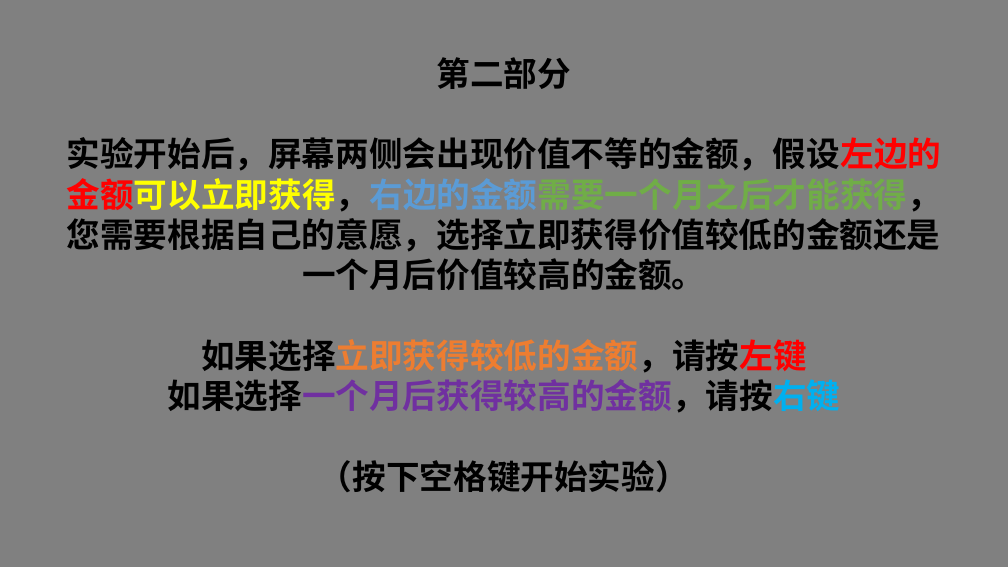
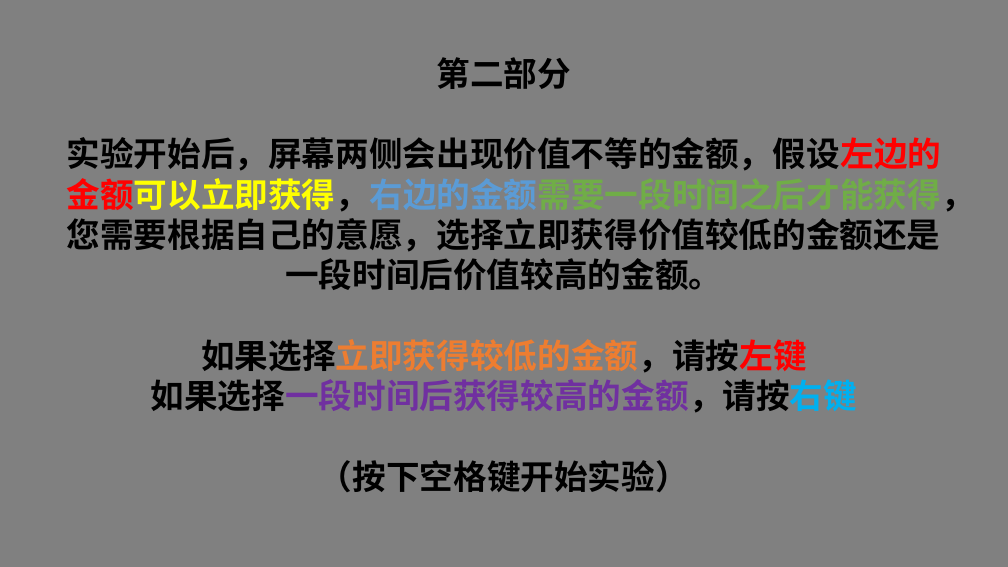
Before and after one commit to Brinks0211/-, a slide deck: slide 4 of document/introduction.pptx. Drawn at 1008x567 pixels with LibreOffice and Linux fonts; fonts in the diff are those of the drawing. Boxes give left, top, right and bottom in pixels: in the first picture for what was removed or moved away, otherwise in the second. Text is boxed around its words. In the diff, an @@ line names an element or a change of style, - is before the commit and + after.

```diff
--- a/document/introduction.pptx
+++ b/document/introduction.pptx
@@ text at (67,137,975,290): text changed @@
-实验开始后，屏幕两侧会出现价值不等的金额，假设左边的金额可以立即获得，右边的金额需要一个月之后才能获得，您需要根据自己的意愿，选择立即获得价值较低的金额还是一个月后价值较高的金额。
+实验开始后，屏幕两侧会出现价值不等的金额，假设左边的金额可以立即获得，右边的金额需要一段时间之后才能获得，您需要根据自己的意愿，选择立即获得价值较低的金额还是一段时间后价值较高的金额。
@@ text at (151,379,857,413): text changed @@
-如果选择一个月后获得较高的金额，请按右键
+如果选择一段时间后获得较高的金额，请按右键
```
Also in this commit, not shown: 16 slides added, 7 other files.
